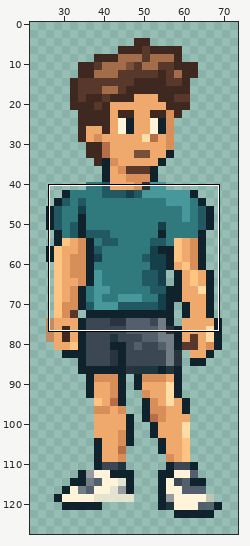
Edited in one commit: pixel-art file (art/prototypes/comeback/stage-study/developed-silhouette.aseprite). Above: a wide view before the commit, with the close-up outlined.
Close-up. Old version:
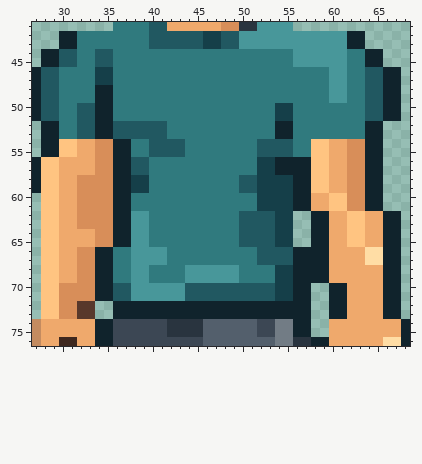
96x128 pixels, 1 frame. Shown: x 27..68, y 41..76. The wide view leaves out empty margins.
Once edited:
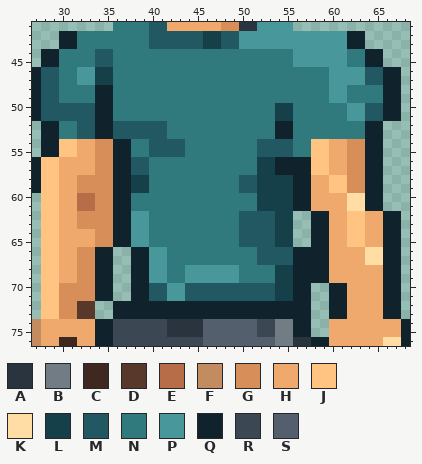
Palette (. is transparent): A #29343f  B #727c85  C #3e281f  D #58382b  E #b66d48  F #c38b60  G #d88e59  H #efa96c  J #ffc481  K #ffdda5  L #153f49  M #215861  N #307a7e  P #48979a  Q #10232c  R #3c4754  S #535f6c
Diff:
layer "Refinement / Sleeve edges, elbow and wai" added
Layers "Refinement / Sleeve edges, elbow and wai", "Base / Starting / Teal shirt":
y 44..45: x 30..31 MM -> NN
y 46..47: x 32..33 NN -> PP; x 62..63 NN -> PP
y 48..49: x 64..65 MM -> NN
y 50..51: x 30..31 NN -> MM; x 62..63 NN -> PP
y 58..59: x 58..61 JJHH -> HHJJ
y 60..61: x 32..33 GG -> EE; x 60..63 JJGG -> HHKK
y 66..67: x 36..39 NNPP -> ..QQ
y 68..69: x 36..41 NNPPNN -> ..QQPP
y 70..71: x 36..41 MMPPPP -> ..QQMM
Changed places in both close-ups, as pixel boxes (x1, y1, x2, y2):
changed: (59, 49, 95, 121)
changed: (347, 67, 383, 121)
changed: (311, 175, 365, 211)
changed: (77, 193, 95, 211)
changed: (113, 247, 167, 301)
